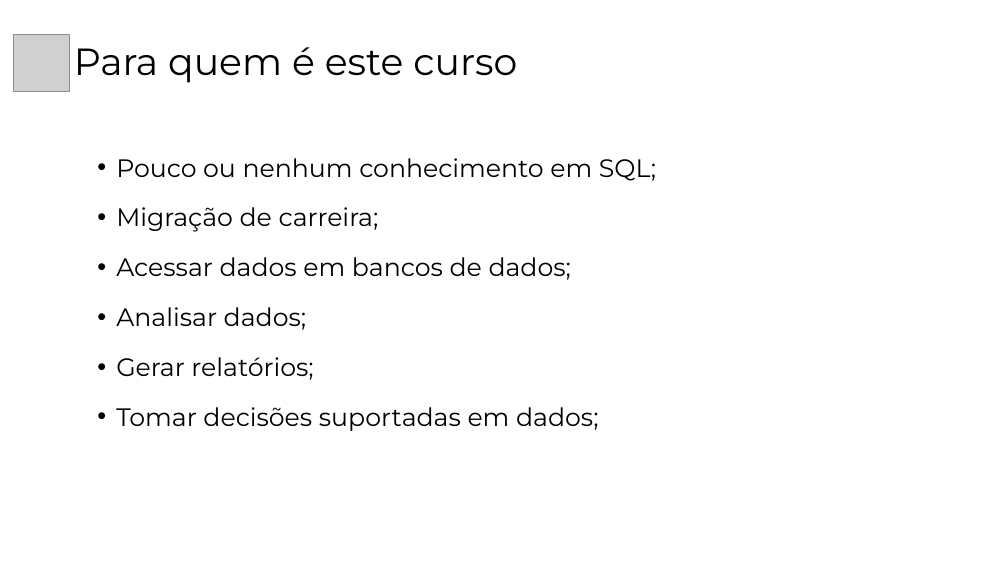
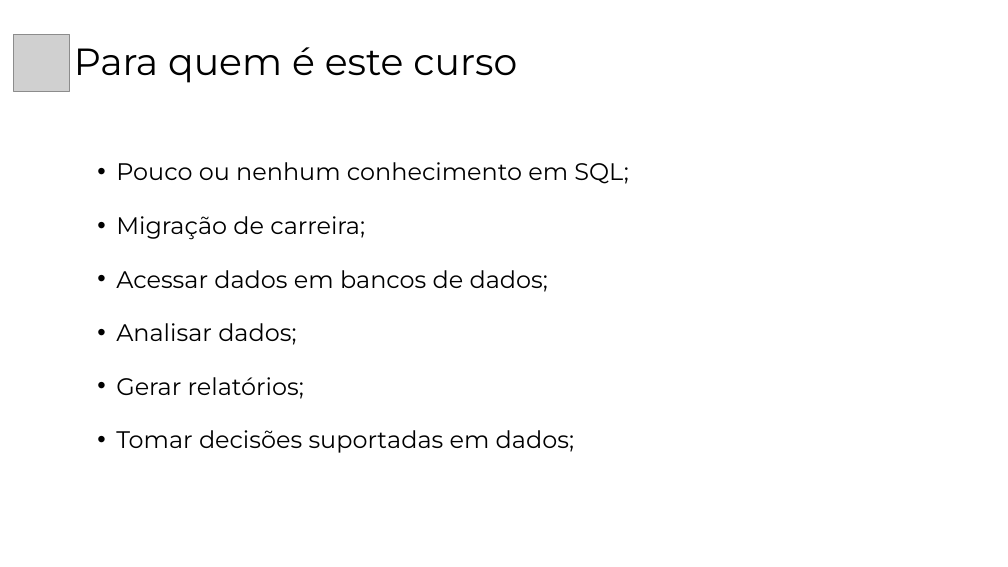
Before and after one commit to robsonfagner/personal_ti, a slide deck: slide 7 of TMY/sql/arquivos/Curso SQL - 2025.pptx. Drawn at 1008x567 pixels with LibreOffice and Linux fonts; fonts in the diff are those of the drawing; grey boxes stand for pictures; background and template pictures are left out. Boxes give left, top, right and bottom in pixels: in the first picture for what was removed or moved away, otherwise in the second. Text is boxed around its words. In the diff, an @@ line names an element or a change of style, - is before the commit and + after.

```diff
--- a/TMY/sql/arquivos/Curso SQL - 2025.pptx
+++ b/TMY/sql/arquivos/Curso SQL - 2025.pptx
@@ text "Pouco ou nenhum conhecimento em ..." at box(116, 162, 628, 453): size 24.1 to 22.7 pt; line spacing 1.3 to 1.5 @@
```
Also in this commit, not shown: 34 other slides changed, 7 other files.
